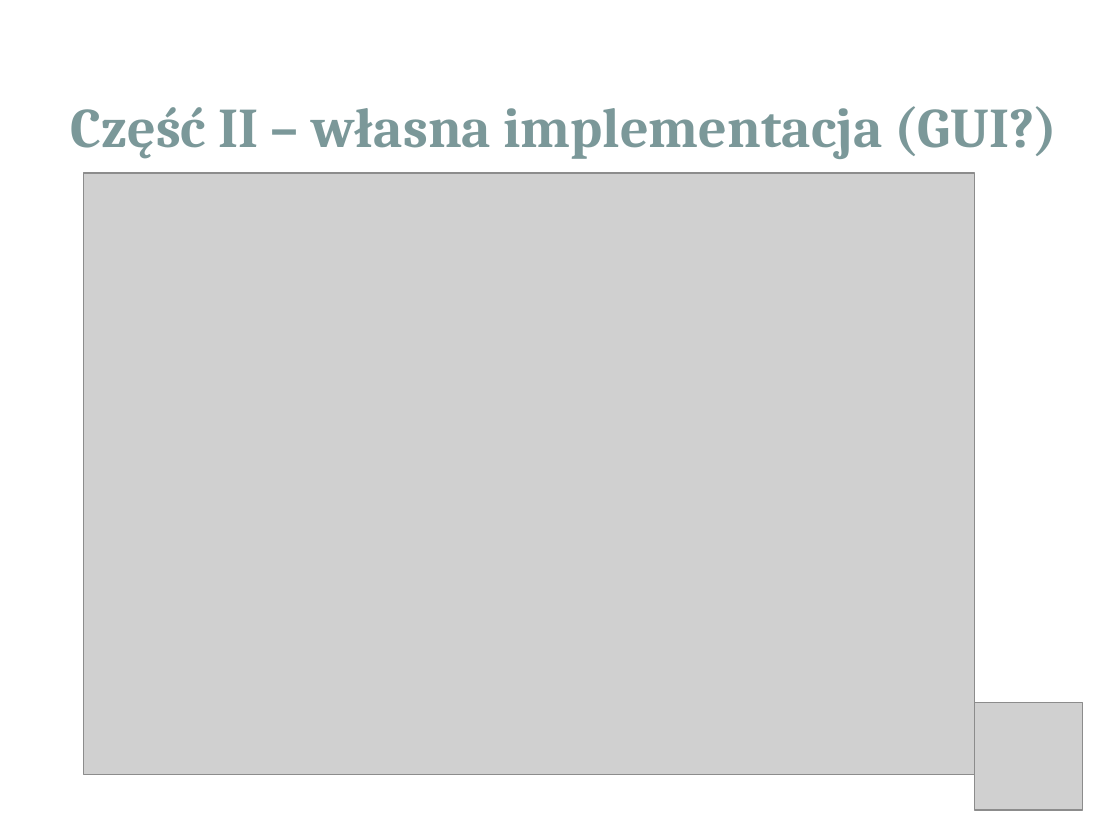
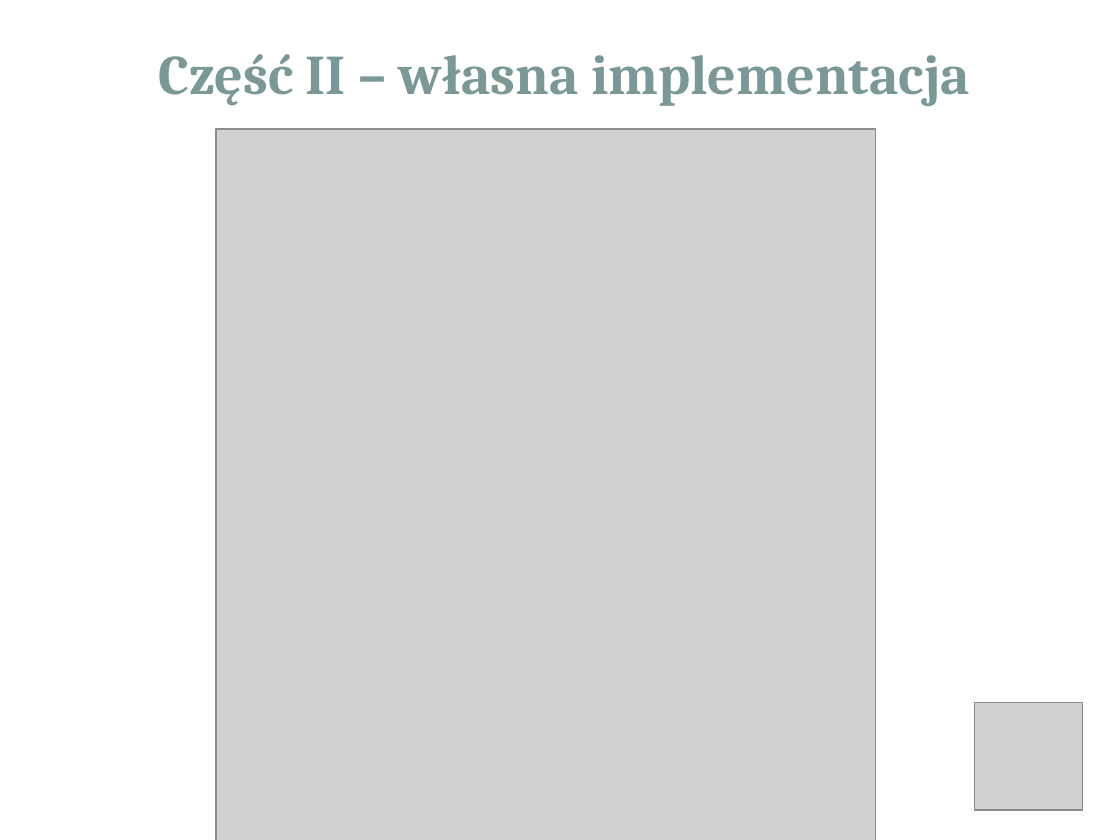
Before and after one commit to PawelTroka/LogicalGamesEnginesGenerator, a slide deck: slide 30 of docs/thesis/Presentation-pl.pptx (slide 48 before the commit). Drawn at 1120x840 pixels with LibreOffice and Linux fonts; fonts in the diff are those of the drawing; grey boxes stand for pictures. Boxes give left, top, right and bottom in pixels: in the first picture for what was removed or moved away, otherwise in the second. Text is boxed around its words. In the diff, an @@ line names an element or a change of style, - is before the commit and + after.

```diff
--- a/docs/thesis/Presentation-pl.pptx
+++ b/docs/thesis/Presentation-pl.pptx
@@ text at [158, 54, 970, 106]: text changed @@
-Część II – własna implementacja (GUI?)
+Część II – własna implementacja
@@ picture: place and size @@
-picture at [84, 174, 974, 775]
+picture at [216, 129, 876, 840]
```
Also in this commit, not shown: 7 other slides changed, 59 slides added, 46 slides removed.
